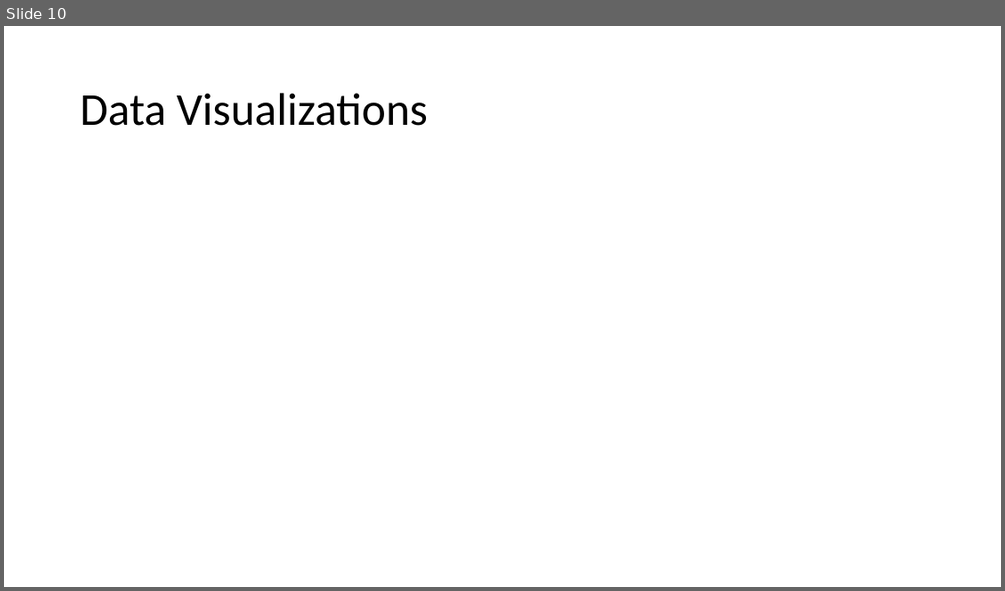
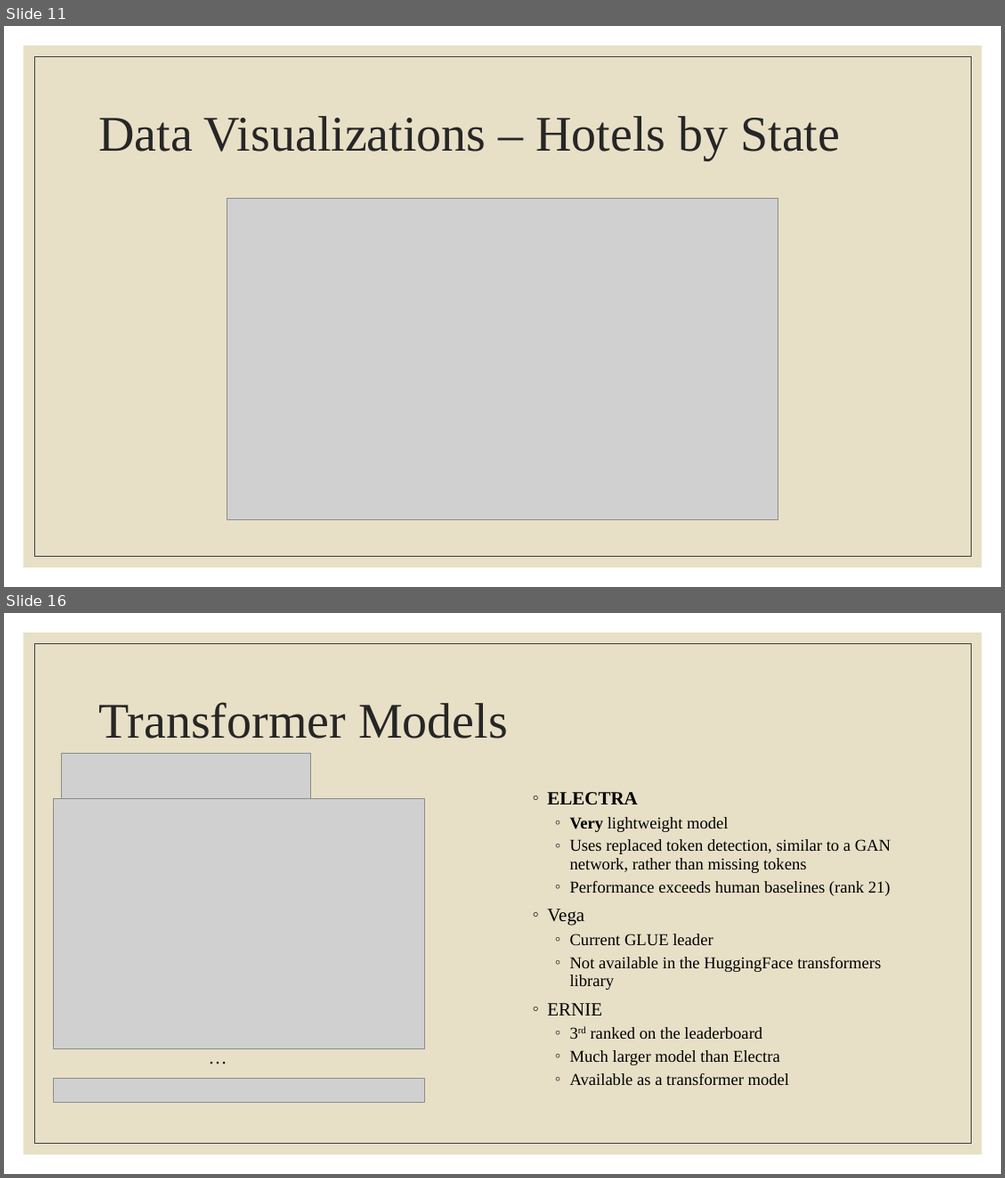
Before and after one commit to m-mcdougall/Capstone-DATS6501, a slide deck: Capstone Presentation.pptx. Shown one above the other, each under a label of ours: slide 10 before the commit, slides 11 and 16 after it; the slides between them are not shown. The pictures are 1005x591 and 1005x1178 pixels, drawn with LibreOffice and Linux fonts; fonts in the diff are those of the drawing; grey boxes stand for pictures. Boxes give left, top, right and bottom in pixels: in the first picture for what was removed or moved away, otherwise in the second. Text is boxed around its words. In the diff, an @@ line names an element or a change of style, - is before the commit and + after.

```diff
--- a/Capstone Presentation.pptx
+++ b/Capstone Presentation.pptx
@@ slide 16 added at (4,613,1001,1174), background #FFFFFF; not listed: 2 template elements that a slide beside it also shows @@
@@ title added at (98,702,508,738), 48 pt, text #262626 @@
+Transformer Models
@@ picture added at (62,754,310,798) @@
@@ picture added at (53,798,424,1048) @@
@@ text added at (547,792,890,1085), 16 pt, text #000000 @@
+◦ ELECTRA
+  ◦ Very lightweight model
+  ◦ Uses replaced token detection, similar to a GAN network, rather than missing tokens
+  ◦ Performance exceeds human baselines (rank 21)
+◦ Vega
+  ◦ Current GLUE leader
+  ◦ Not available in the HuggingFace transformers library
+◦ ERNIE
+  ◦ 3rd ranked on the leaderboard
+  ◦ Much larger model than Electra
+  ◦ Available as a transformer model
@@ text added at (201,1041,260,1092), 18 pt, text #000000 @@
+…
@@ picture added at (53,1078,424,1102) @@
@@ what was slide 10 is now slide 11 @@
@@ slide 11 changed as well @@
@@ rectangle added at (24,46,982,567), fill #E7E0C7 @@
@@ rectangle added at (34,56,971,556), outline #404040 0.5 pt @@
@@ title at (98,116,840,160): text changed; size 44 to 48 pt; font Calibri to Times New Roman; text colour #000000 to #262626 @@
-Data Visualizations
+Data Visualizations – Hotels by State
@@ picture added at (227,198,778,520) @@
```
Also in this commit, not shown: 5 other slides changed, 16 other slides added, 4 slides removed, 4 other files.
